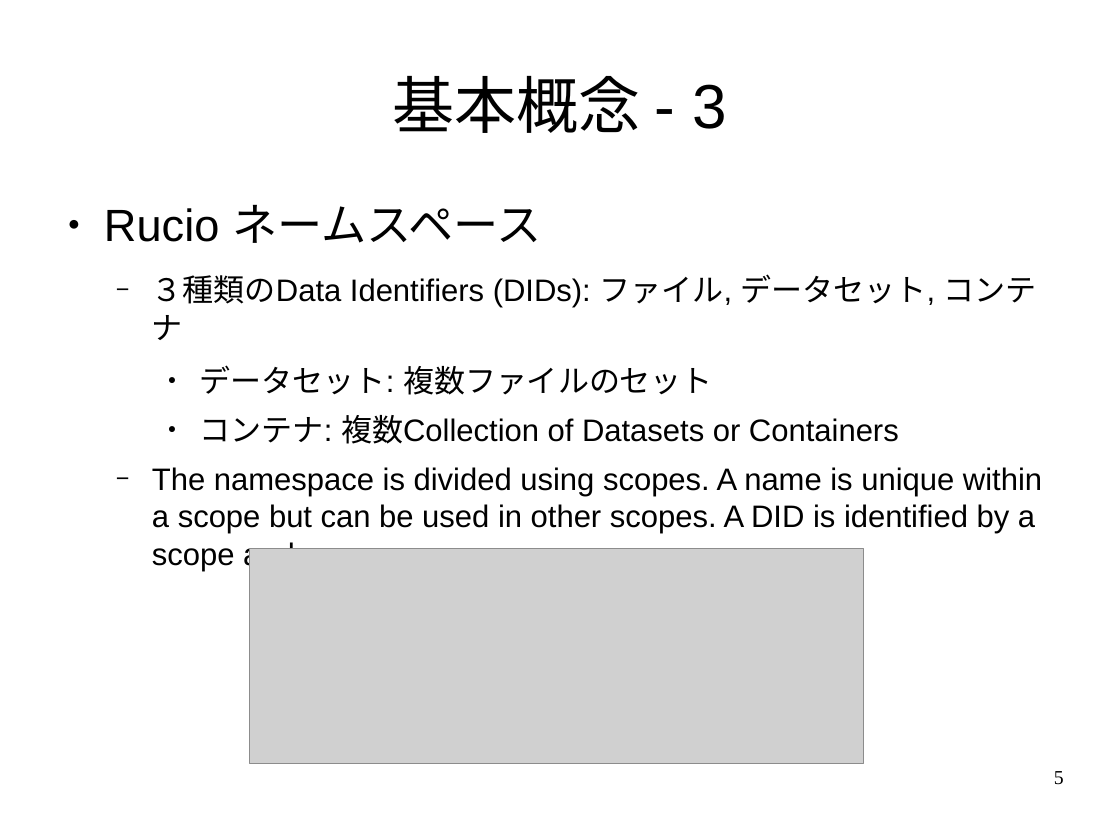
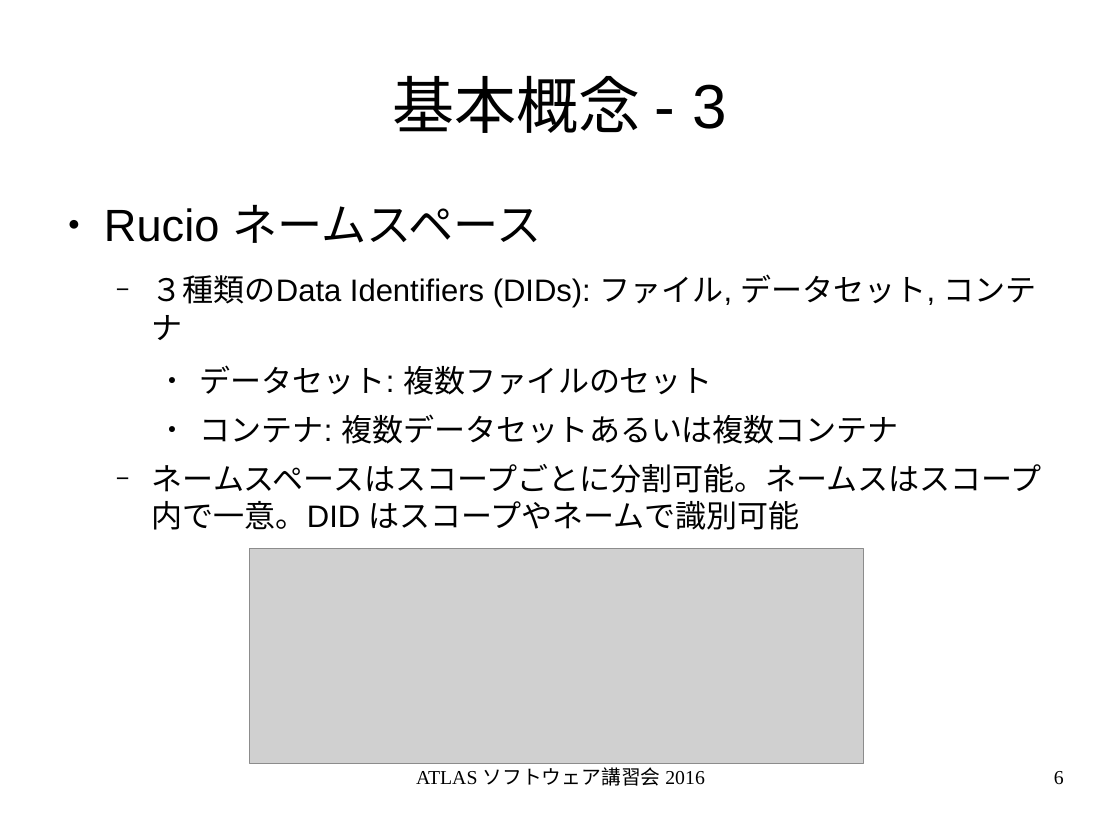
Before and after one commit to GenKawamura/2016-ATLAS-Japan-computing-tutorial, a slide deck: slide 6 of slides/odp/data_management.odp (slide 5 before the commit). Drawn at 1120x840 pixels with LibreOffice and Linux fonts; fonts in the diff are those of the drawing; grey boxes stand for pictures. Boxes give left, top, right and bottom in pixels: in the first picture for what was removed or moved away, otherwise in the second. Text is boxed around its words. In the diff, an @@ line names an element or a change of style, - is before the commit and + after.

```diff
--- a/slides/odp/data_management.odp
+++ b/slides/odp/data_management.odp
@@ text at <box>152,414,1041,530</box>: text changed @@
-    ● コンテナ: 複数Collection of Datasets or Containers
-  − The namespace is divided using scopes. A name is unique within a scope but can be used in other scopes. A DID is identified by a scope and a name
+    ● コンテナ: 複数データセットあるいは複数コンテナ
+  − ネームスペースはスコープごとに分割可能。ネームスはスコープ内で一意。DID はスコープやネームで識別可能
@@ text added at <box>416,767,705,786</box>, 14 pt, text #000000 @@
+ATLAS ソフトウェア講習会 2016
@@ page number at <box>1054,771,1064,785</box>: text changed @@
-5
+6
```
Also in this commit, not shown: 14 other slides changed, 3 slides added, 3 slides removed, 8 other files.
